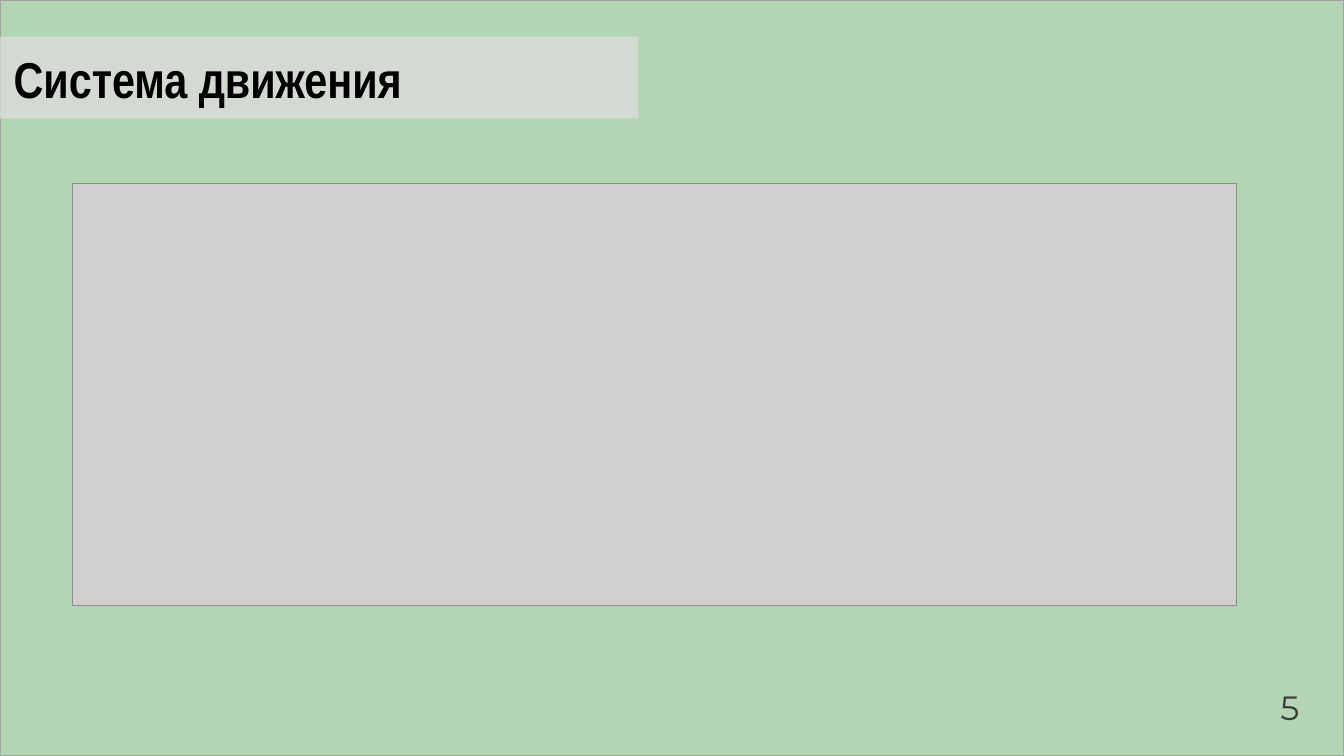
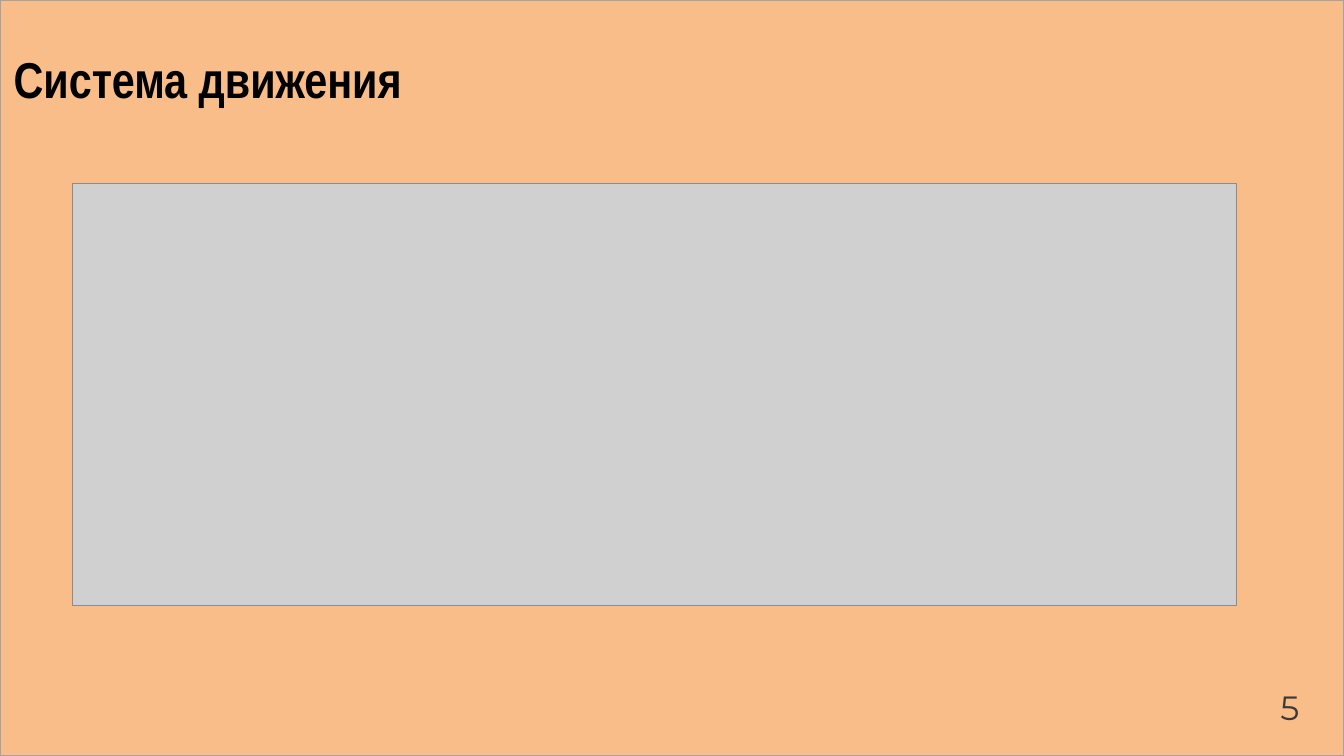
Before and after one commit to Artemor31/Files, a slide deck: slide 8 of Готовые части/NormPreza.pptx. Drawn at 1344x756 pixels with LibreOffice and Linux fonts; fonts in the diff are those of the drawing; grey boxes stand for pictures. Boxes give left, top, right and bottom in pixels: in the first picture for what was removed or moved away, otherwise in the second. Text is boxed around its words. In the diff, an @@ line names an element or a change of style, - is before the commit and + after.

```diff
--- a/Готовые части/NormPreza.pptx
+++ b/Готовые части/NormPreza.pptx
@@ rectangle at (0, 0, 1344, 756): fill #B3D5B4 to #F8BD88 @@
@@ rectangle removed at (0, 36, 638, 118) @@
```
Also in this commit, not shown: 9 other slides changed, 2 slides added, 3 slides removed, 1 other file.
